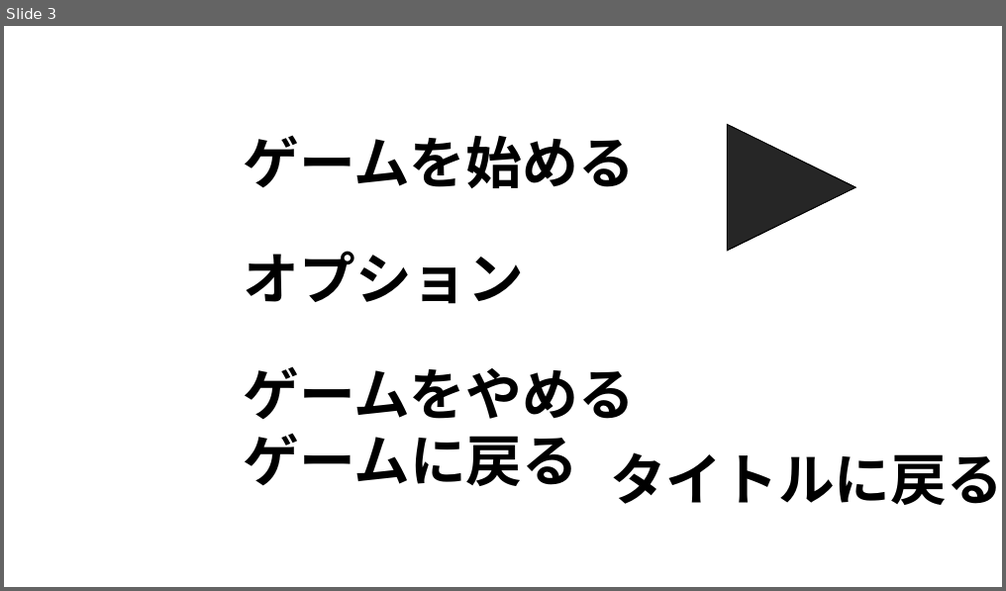
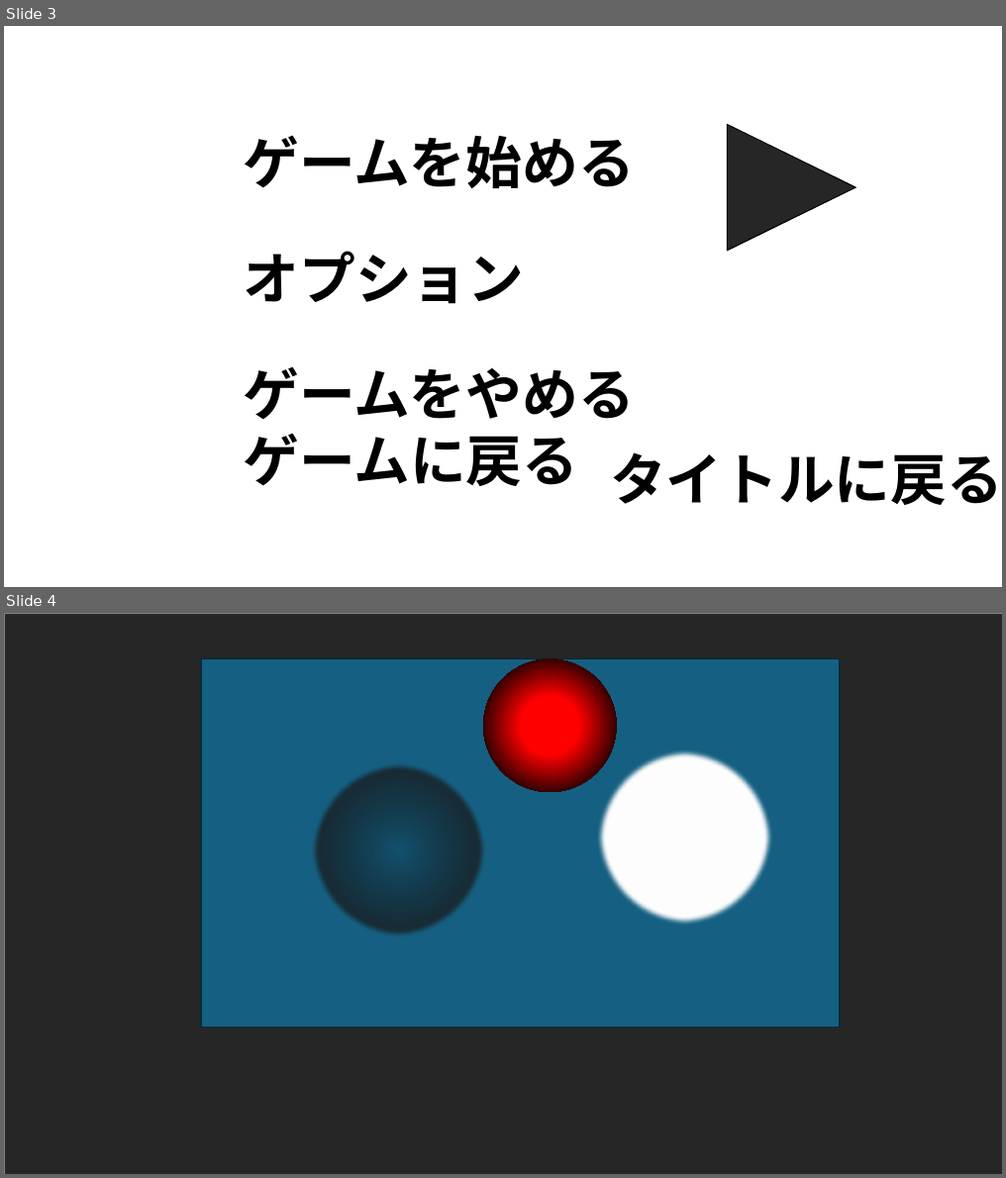
Before and after one commit to DDDpega/Guiding-Light, a slide deck: 素材.pptx. Shown one above the other, each under a label of ours: slide 3 before the commit, slides 3 and 4 after it. The pictures are 1006x591 and 1006x1178 pixels, drawn with LibreOffice and Linux fonts; fonts in the diff are those of the drawing. Boxes give left, top, right and bottom in pixels: in the first picture for what was removed or moved away, otherwise in the second. Text is boxed around its words. In the diff, an @@ line names an element or a change of style, - is before the commit and + after.

```diff
--- a/素材.pptx
+++ b/素材.pptx
@@ slide 4 added at (x1=4, y1=613, x2=1002, y2=1174), background #FFFFFF @@
@@ rectangle added at (x1=4, y1=613, x2=1002, y2=1174), fill #262626, outline #808080 0.25 pt @@
@@ rectangle added at (x1=201, y1=660, x2=840, y2=1028), fill #156082, outline #092A39 1.5 pt @@
@@ ellipse added at (x1=483, y1=660, x2=617, y2=792), fill gradient #FF0000 to #000000 @@
@@ ellipse added at (x1=596, y1=750, x2=772, y2=925), fill #FFFFFF @@
@@ ellipse added at (x1=311, y1=761, x2=487, y2=938), fill gradient #0D0D0D to #1A1A1A to #232323 @@
```
Also in this commit, not shown: 1 slide removed, 16 other files.
